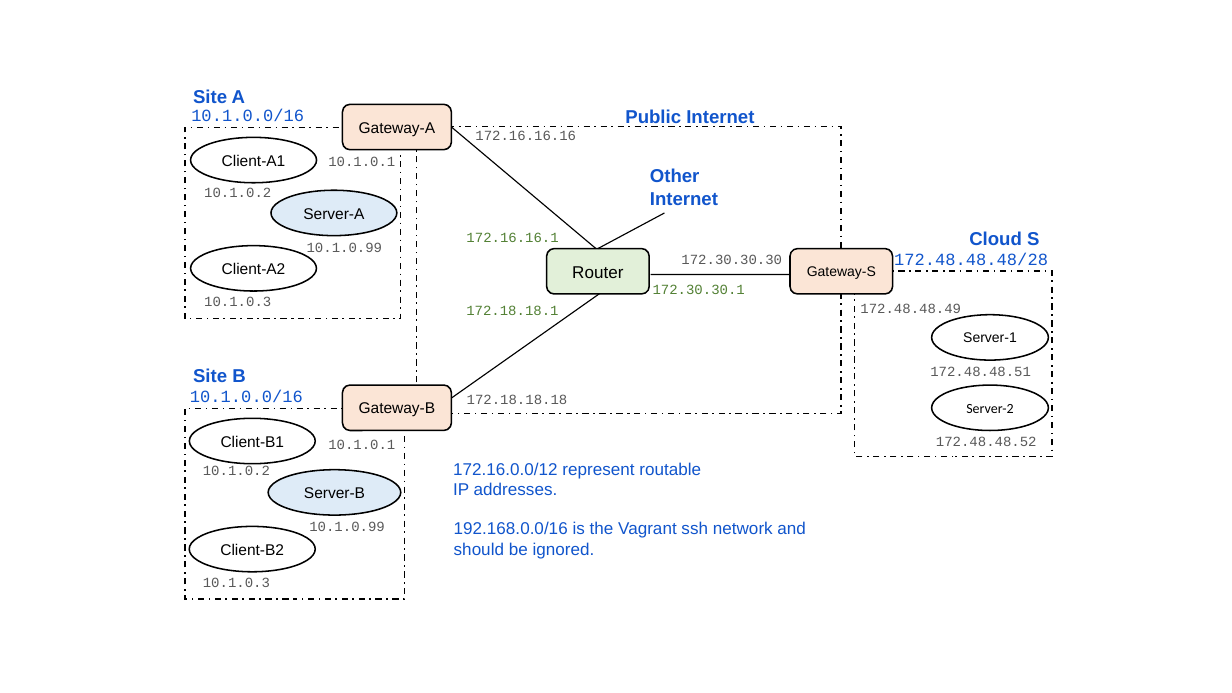
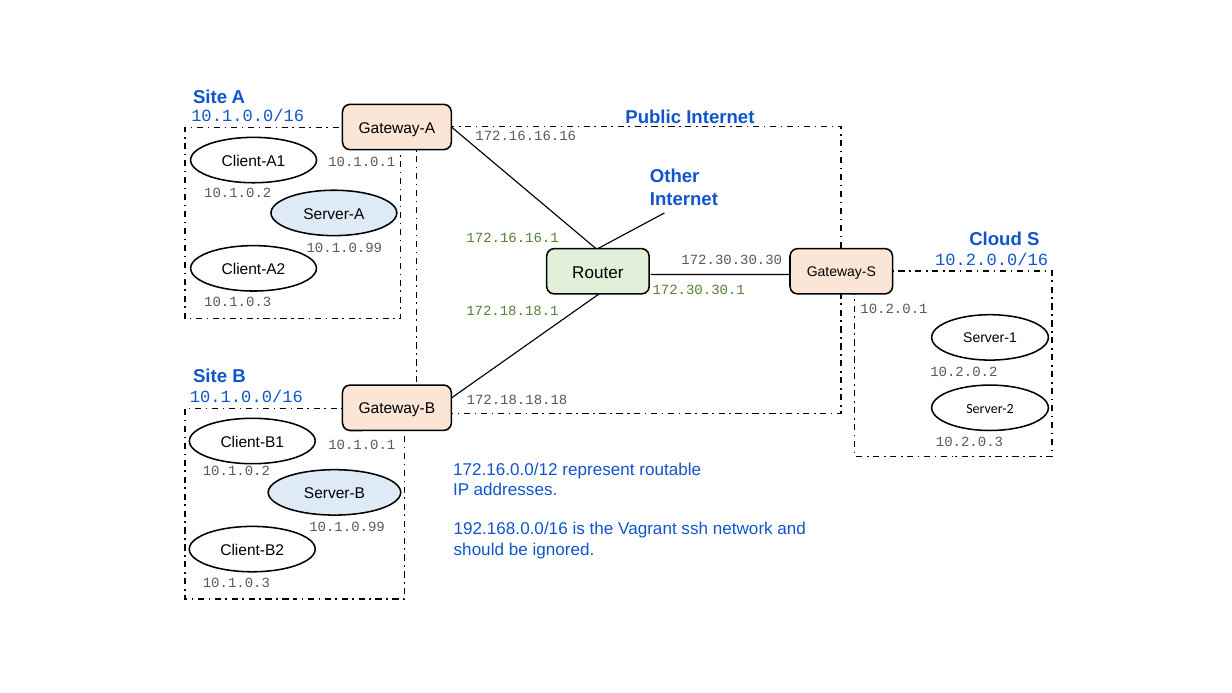
Before and after one commit to choogz15/proj2, a slide deck: slide 1 of img/setup.odp. Drawn at 1232x693 pixels with LibreOffice and Linux fonts; fonts in the diff are those of the drawing. Boxes give left, top, right and bottom in pixels: in the first picture for what was removed or moved away, otherwise in the second. Text is boxed around its words. In the diff, an @@ line names an element or a change of style, - is before the commit and + after.

```diff
--- a/img/setup.odp
+++ b/img/setup.odp
@@ text at [935, 253, 1048, 271]: text changed @@
-172.48.48.48/28
+10.2.0.0/16
@@ text at [860, 303, 927, 313]: text changed @@
-172.48.48.49
+10.2.0.1
@@ text at [930, 366, 997, 376]: text changed @@
-172.48.48.51
+10.2.0.2
@@ text at [936, 436, 1003, 446]: text changed @@
-172.48.48.52
+10.2.0.3
```
Also in this commit, not shown: 38 other files.
